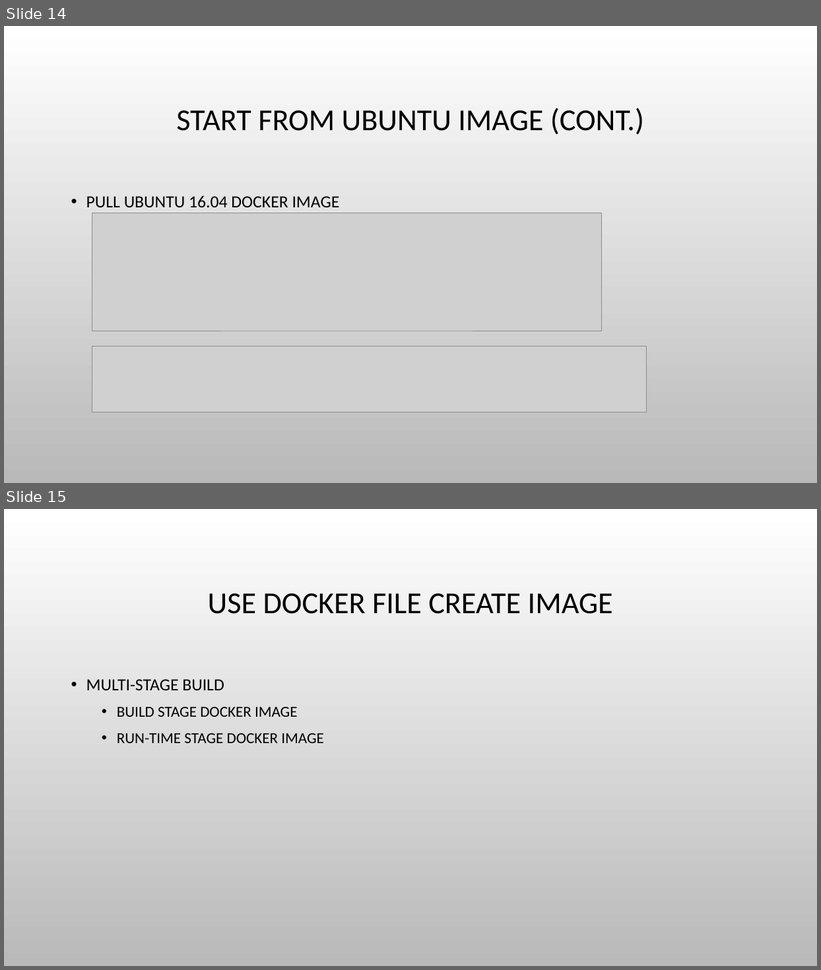
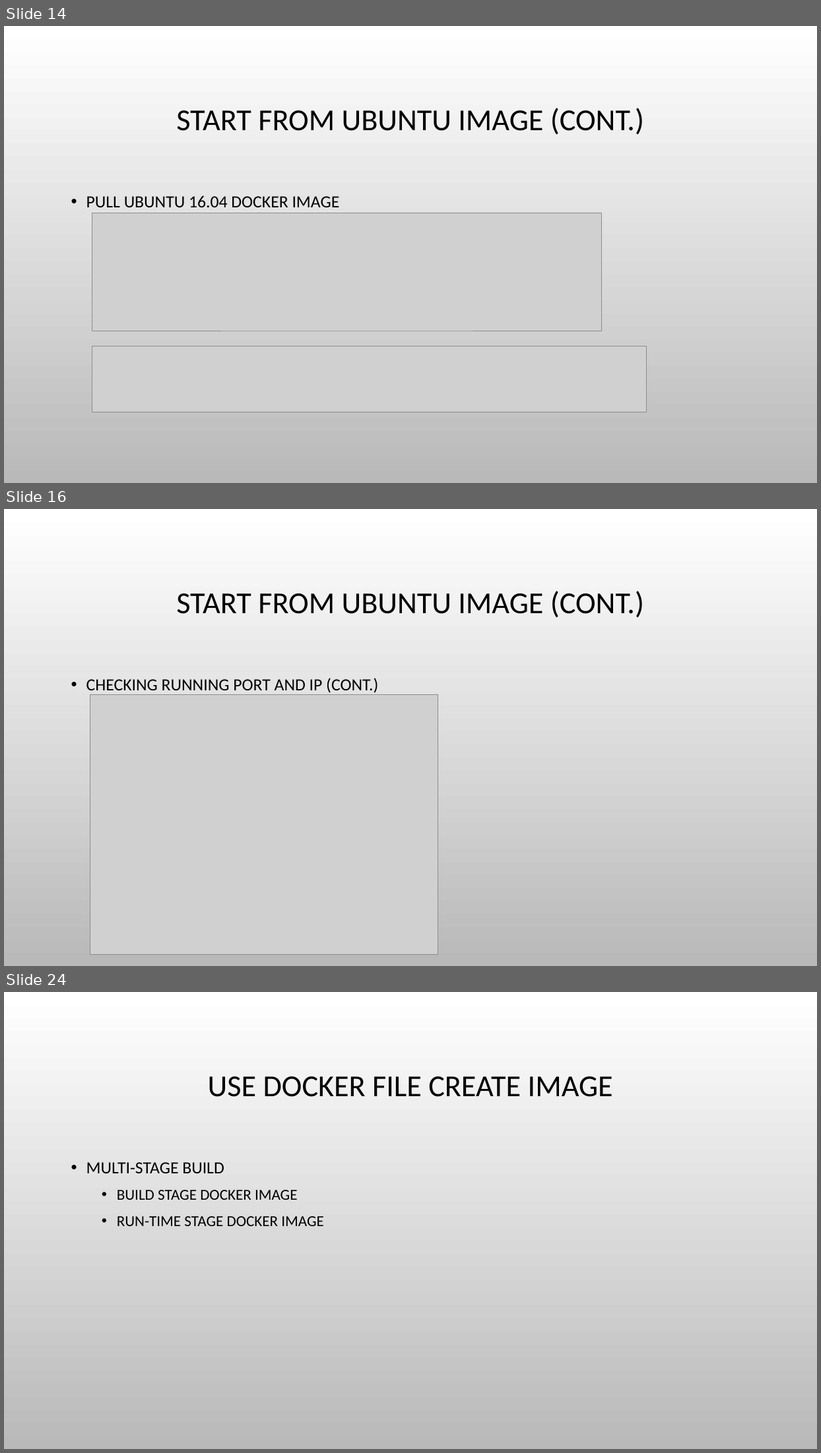
Before and after one commit to haixiang1977/iris, a slide deck: Docker Practice.pptx. Shown one above the other, each under a label of ours: slides 14 and 15 before the commit, slides 14, 16 and 24 after it; the slides between them are not shown. The pictures are 821x970 and 821x1453 pixels, drawn with LibreOffice and Linux fonts; fonts in the diff are those of the drawing; grey boxes stand for pictures; background and template pictures are left out. Boxes give left, top, right and bottom in pixels: in the first picture for what was removed or moved away, otherwise in the second. Text is boxed around its words. In the diff, an @@ line names an element or a change of style, - is before the commit and + after.

```diff
--- a/Docker Practice.pptx
+++ b/Docker Practice.pptx
@@ slide 16 added at [4, 509, 817, 966], background picture (left out) @@
@@ title added at [176, 591, 644, 618], 36 pt, text #000000 @@
+START FROM UBUNTU IMAGE (CONT.)
@@ text added at [86, 678, 378, 693], 20 pt, text #000000 @@
+• CHECKING RUNNING PORT AND IP (CONT.)
@@ picture added at [90, 694, 438, 955] @@
@@ what was slide 15 is now slide 24 @@
```
Also in this commit, not shown: 3 slides changed, 5 other slides added, 1 other file.
